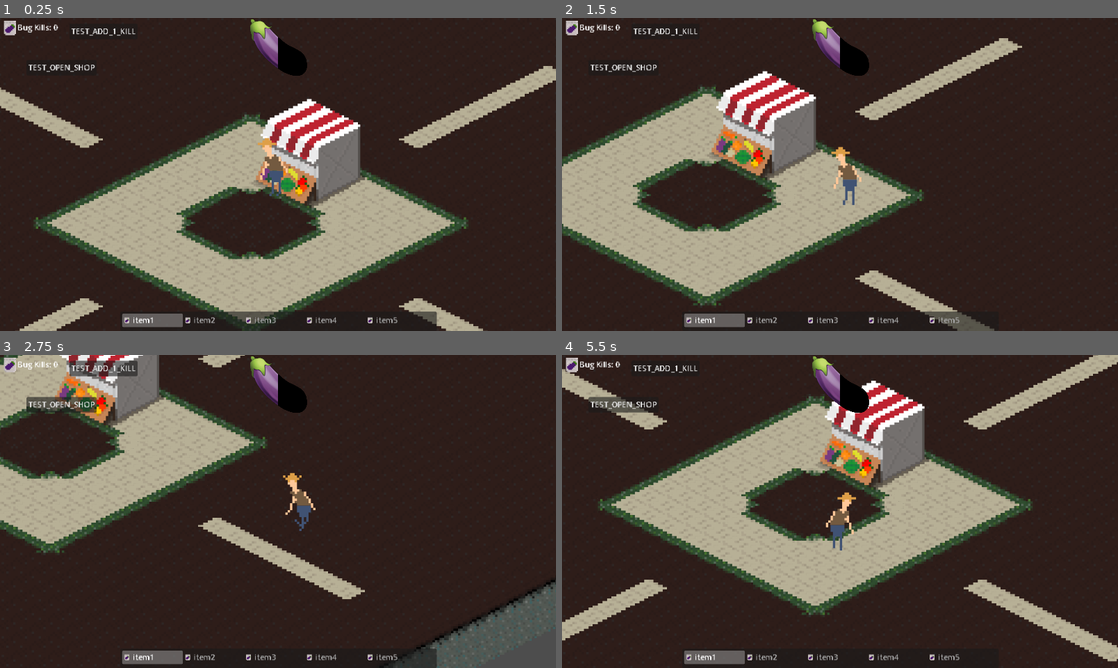
Above: before the commit, frames 1-4 (two rows, left to right).
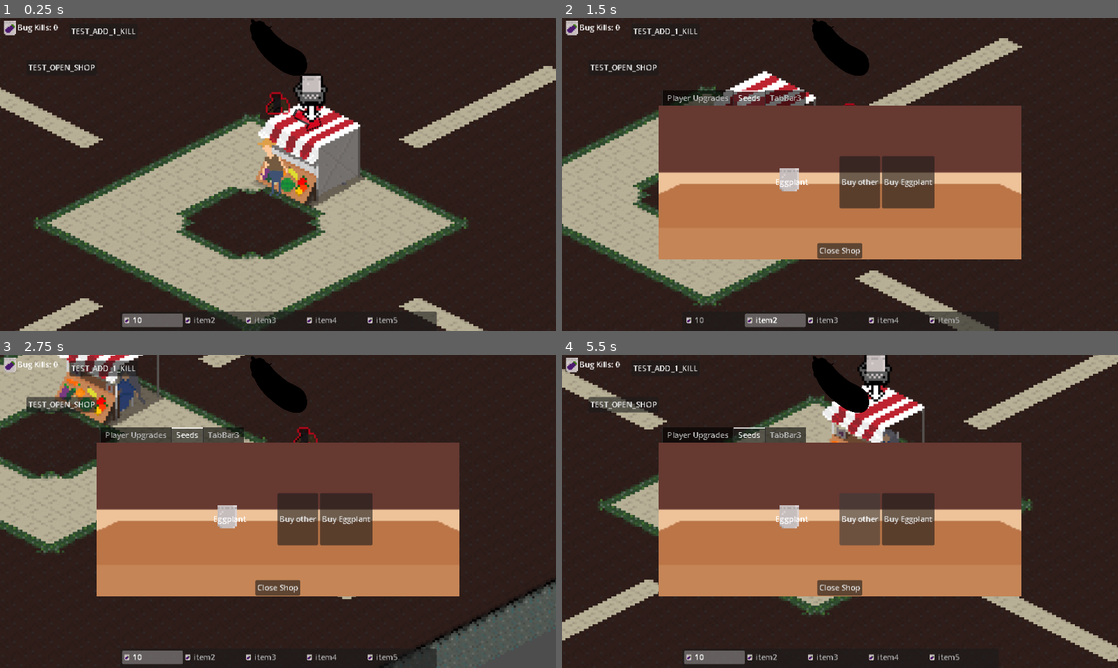
Above: after the commit, the same moments.

Repository: henreedev/final-farm
Game: Godot game, scene res://scenes/main.tscn
Two runs of this game, one before a commit and one after it. Both use one fixed random seed, a clock stepped at 60 frames per second and the inputs below.
Inputs (mouse positions are in pixels of both pictures, inside the frame that each line leads up to):
- Up to frame 1 (0.25 s): no input
- Up to frame 2 (1.5 s): move the mouse to (962, 158) at 0.52 s; hold D (Right) 0.53-1.28 s; hold E (interact) 0.53-1.28 s; move the mouse to (728, 190) at 1.27 s; hold S (Down) from 1.28 s (still down); tap Mouse wheel down (scroll_down) at 1.35 s
- Up to frame 3 (2.75 s): move the mouse to (333, 442) at 2.02 s; release S (Down) at 2.03 s; hold D (Right) from 2.03 s (still down); tap Mouse wheel up (scroll_up) at 2.1 s
- Up to frame 4 (5.5 s): move the mouse to (812, 574) at 2.77 s; release D (Right) at 2.78 s; hold W (Up) 2.78-3.53 s; tap F (start_wave) at 2.85 s; move the mouse to (1006, 558) at 3.52 s; press the mouse at (1006, 558) at 3.53 s; hold A (Left) 3.53-5.03 s; move the mouse to (673, 464) at 4.27 s; release the mouse at (673, 464) at 4.28 s; right-click (673, 464) at 4.35 s; move the mouse to (867, 511) at 5.02 s; hold S (Down) from 5.03 s (still down); hold E (interact) from 5.03 s (still down)

The runs differ from the first frame. In frame 1, 1.6% of the frame differs, in the area x 24-65%, y 0-98%; in frame 2, 34%; in frame 3, 34%; in frame 4, 35%, in the area x 17-83%, y 0-98%.
Error before the commit: Parse Error: Identifier "_on_upgrade_menu_check_if_purchasable" not declared in the current scope. (res://scenes/main.gd:322)

Commit message:
rebalance insect/plant

Diff:
--- a/scenes/insects/insect.gd
+++ b/scenes/insects/insect.gd
@@ -57,8 +57,8 @@
 	match type:
 		Type.FLY:
 			asprite.animation = "fly_front"
-			health = 30
-			damage = 10
+			health = 3
+			damage = 25
 			attack_cooldown = 1.0
 			attack_range = 0
 			detection_range = 8
--- a/scenes/main.gd
+++ b/scenes/main.gd
@@ -319,7 +319,6 @@
 
 func _connect_signals():
 	await get_tree().create_timer(0.1).timeout
-	upgrade_menu.check_if_purchasable.connect(_on_upgrade_menu_check_if_purchasable)
 	shop.toggle_shop.connect(_toggle_shop)
 
 func receive_food():
--- a/scenes/plants/plant.gd
+++ b/scenes/plants/plant.gd
@@ -3,7 +3,7 @@
 
 #region: Global vars
 enum Type {EGGPLANT, BROCCOLI, FOOD_SUPPLY}
-enum Level {Level1, Level2, Level3A, Level3B}
+enum Level {Level0, Level1, Level2, Level3}
 
 const PROJECTILE_OFFSET = Vector2(-4, 2)
 
@@ -63,21 +63,48 @@
 
 func pick_stats():
 	match type:
+		Type.FOOD_SUPPLY:
+			health = 100
+			attack_range = 0
 		Type.EGGPLANT:
 			cost = 5
 			health = 100
 			attack_range = 0
-		Type.FOOD_SUPPLY:
-			health = 100
-			attack_range = 0
 		Type.BROCCOLI:
-			health = 100
-			damage = 1
-			attack_range = 3
-			attack_cooldown = 1.0
-			projectile_lifespan = 0.7
-			projectile_radius = 3
-			projectile_speed = 90.0
+			match level:
+				Level.Level0:
+					health = 100
+					damage = 1
+					attack_range = 3
+					attack_cooldown = 1.0
+					projectile_lifespan = 0.7
+					projectile_radius = 3
+					projectile_speed = 90.0
+				Level.Level1:
+					health = 125
+					damage = 2
+					attack_range = 3
+					attack_cooldown = 1.0
+					projectile_lifespan = 0.7
+					projectile_radius = 3
+					projectile_speed = 90.0
+				Level.Level2:
+					health = 150
+					damage = 3
+					attack_range = 4
+					attack_cooldown = .9
+					projectile_lifespan = 0.7
+					projectile_radius = 3
+					projectile_speed = 90.0
+				Level.Level3:
+					health = 200
+					damage = 4
+					attack_range = 4
+					attack_cooldown = .8
+					projectile_lifespan = 0.7
+					projectile_radius = 3
+					projectile_speed = 90.0
+
 	Utils.set_range_area_radii($AttackArea/CollisionShape2D, attack_range)
 
 func _do_attack_cooldown():
--- a/scenes/player/hoe.tscn
+++ b/scenes/player/hoe.tscn
@@ -41,6 +41,8 @@
 script = ExtResource("2_5xjis")
 
 [node name="Hitbox" type="Area2D" parent="."]
+collision_layer = 64
+collision_mask = 32
 
 [node name="Rect1" type="CollisionShape2D" parent="Hitbox"]
 position = Vector2(14.5, 0.5)
--- a/scenes/player/player.gd
+++ b/scenes/player/player.gd
@@ -33,7 +33,7 @@
 var holding_throw = false
 # Tracks how many of each seed you have
 @export var seed_counts = {Plant.Type.EGGPLANT : 10}
-var equipped_seed_type : Plant.Type = Plant.Type.EGGPLANT
+var equipped_seed_type : Plant.Type = Plant.Type.BROCCOLI
 var seed_bag_scene : PackedScene = preload("res://scenes/plants/seed_bag.tscn")
 var seed_bag : SeedBag
 # Swing vars
